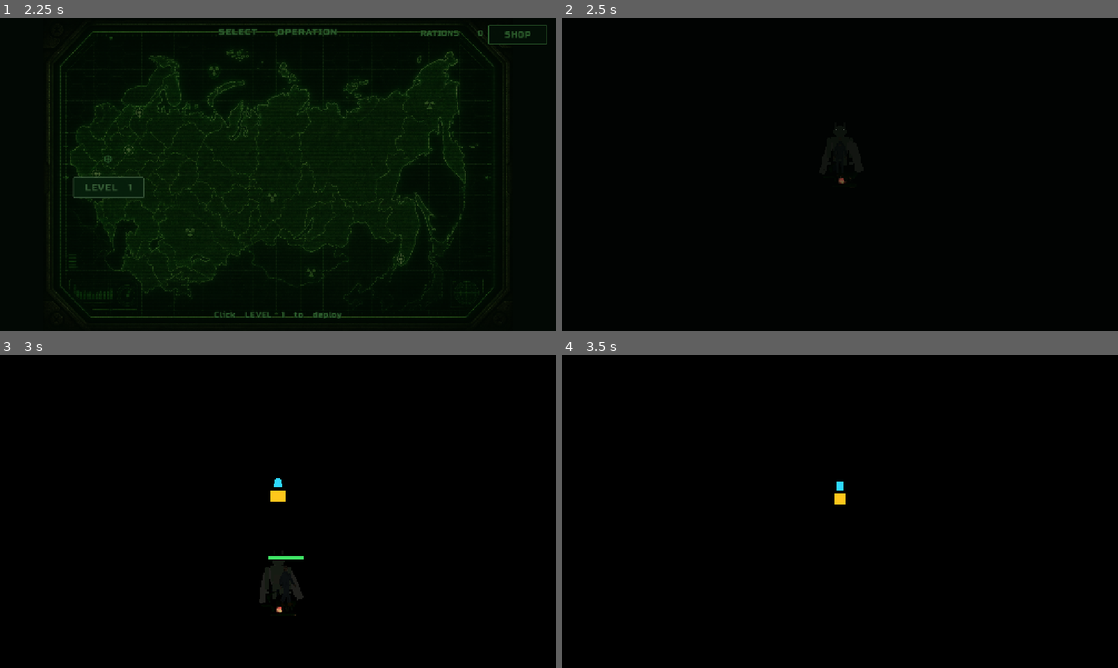
Above: before the commit, frames 1-4 (two rows, left to right).
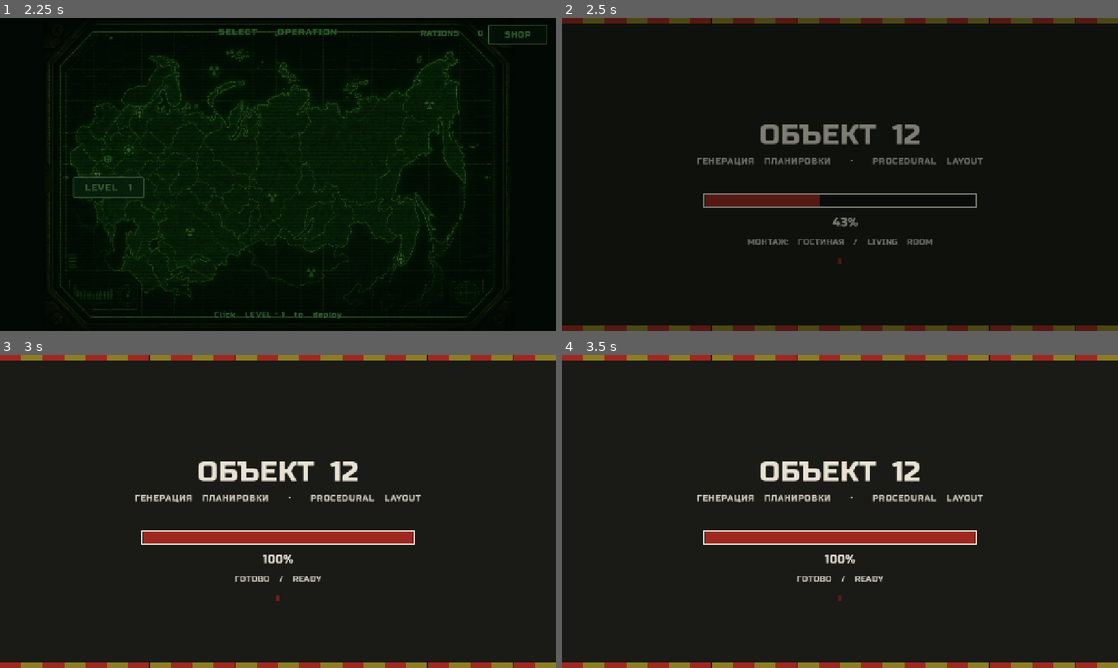
Above: after the commit, the same moments.

Repository: nhudson99/nuclear-winter
Game: Godot game, scene res://scenes/TitleScreen.tscn
Same seed, same stepped clock (60 frames per second), same inputs: the game is played once before the commit and once after it.
Inputs (mouse positions are in pixels of both pictures, inside the frame that each line leads up to):
- Up to frame 1 (2.25 s): tap Enter at 0.5 s; hold D (move_right) 0.53-1.28 s; click (278, 174) at 0.6 s; hold S (move_down) 1.28-2 s; right-click (278, 174) at 1.35 s; click (278, 174) at 1.42 s; click "LEVEL 1" at 2 s
- Up to frame 2 (2.5 s): no input
- Up to frame 3 (3 s): move the mouse to (333, 442) at 2.77 s; hold D (move_right) from 2.78 s (still down); tap E (interact) at 2.85 s
- Up to frame 4 (3.5 s): keep holding D (move_right)

Frame 1 is identical in both runs. In frame 2, 7.0% of the frame differs, in the area x 0-100%, y 0-100%; in frame 3, 99%; in frame 4, 100%.
Error before the commit: Parse Error: Cannot infer the type of "mission_here" variable because the value doesn't have a set type. (res://scripts/Main.gd:280)

Commit message:
Fix GDScript type inference in floor and smoke scripts.
Godot 4 cannot infer a few Variant-backed locals; spell the types
out so headless import and smokes compile.

Co-authored-by: nathandhudson <nathandhudson@gmail.com>

Diff:
--- a/godot/scripts/Main.gd
+++ b/godot/scripts/Main.gd
@@ -276,7 +276,7 @@
 	if mission:
 		if mission.has_method("configure"):
 			mission.configure(PickupItem.Kind.MISSION)
-		var mission_here := (
+		var mission_here: bool = (
 			int(layout.get("objective_floor", 0)) == active
 			and (player == null or not player.has_collected_item())
 		)
--- a/godot/scripts/MapGenerator.gd
+++ b/godot/scripts/MapGenerator.gd
@@ -1198,7 +1198,7 @@
 	for spec in stairs:
 		var stair_cell: Vector2i = spec["cell"]
 		var marker := _stair_use_position(rooms, stair_cell, floor_of)
-		var filled := spec.duplicate(true)
+		var filled: Dictionary = spec.duplicate(true)
 		filled["position"] = marker
 		filled["zone"] = int(zone_of.get(stair_cell, 0))
 		stair_specs.append(filled)
--- a/godot/tools/smoke_level_progression.gd
+++ b/godot/tools/smoke_level_progression.gd
@@ -78,7 +78,7 @@
 	var stairs_ok := _check_stairs(level3["layout"], 3) and _check_stairs(level4["layout"], 4)
 	print("stairs_ok=", stairs_ok)
 
-	var spawn_rand_ok := _check_spawn_randomization()
+	var spawn_rand_ok := await _check_spawn_randomization()
 	print("spawn_random_ok=", spawn_rand_ok)
 
 	var live_ok := await _check_live_level_2()
@@ -529,7 +529,7 @@
 	print("live_stair_lock blocked=", blocked, " unlocked=", unlocked)
 
 	await main.change_floor(up.dest_floor, up.dest_cell)
-	var moved := main.get_active_floor() == 1
+	var moved: bool = main.get_active_floor() == 1
 	var rooms_floor1 := 0
 	for child in main.get_node("GeneratedMap").get_children():
 		if String(child.name).begins_with("Room_"):
